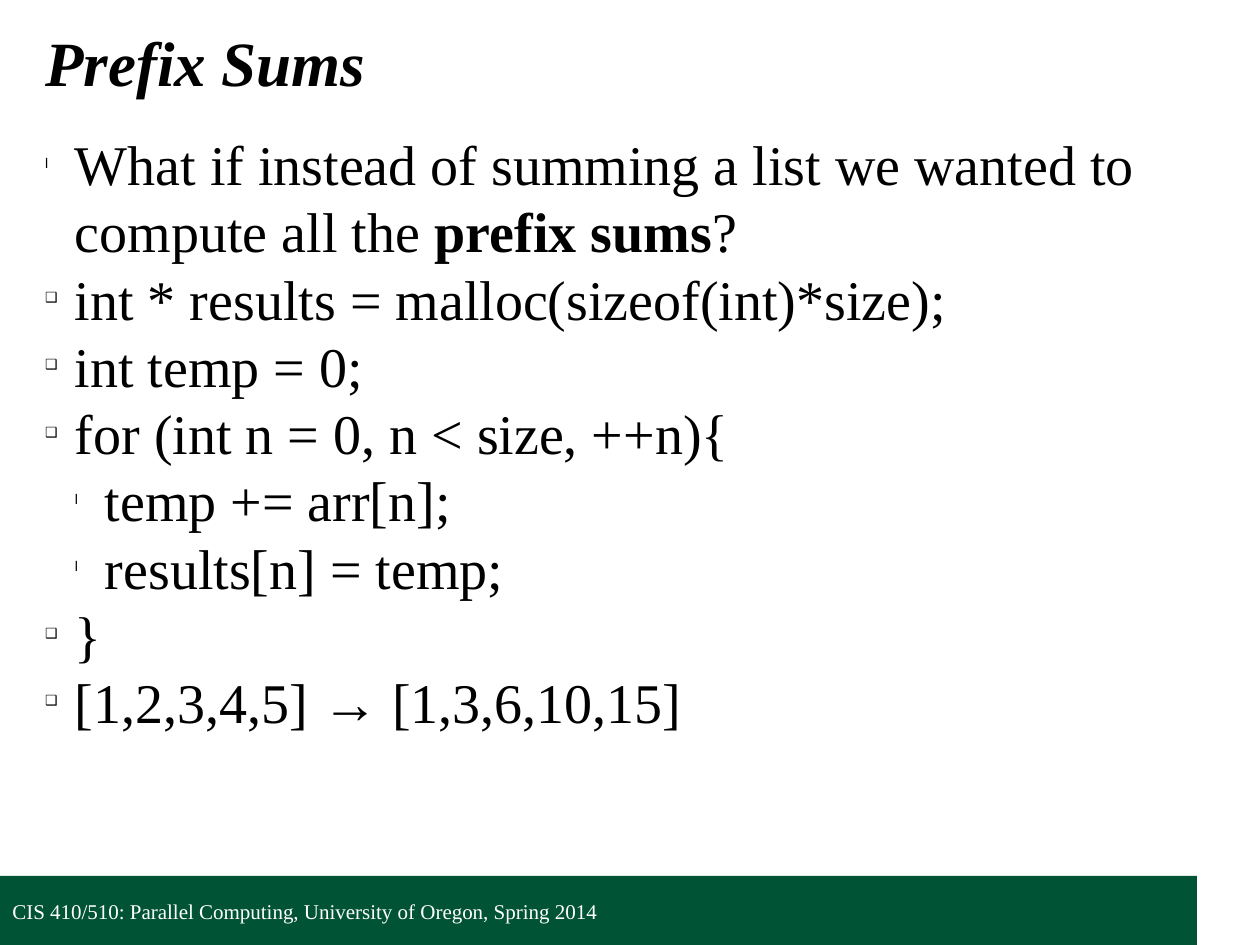
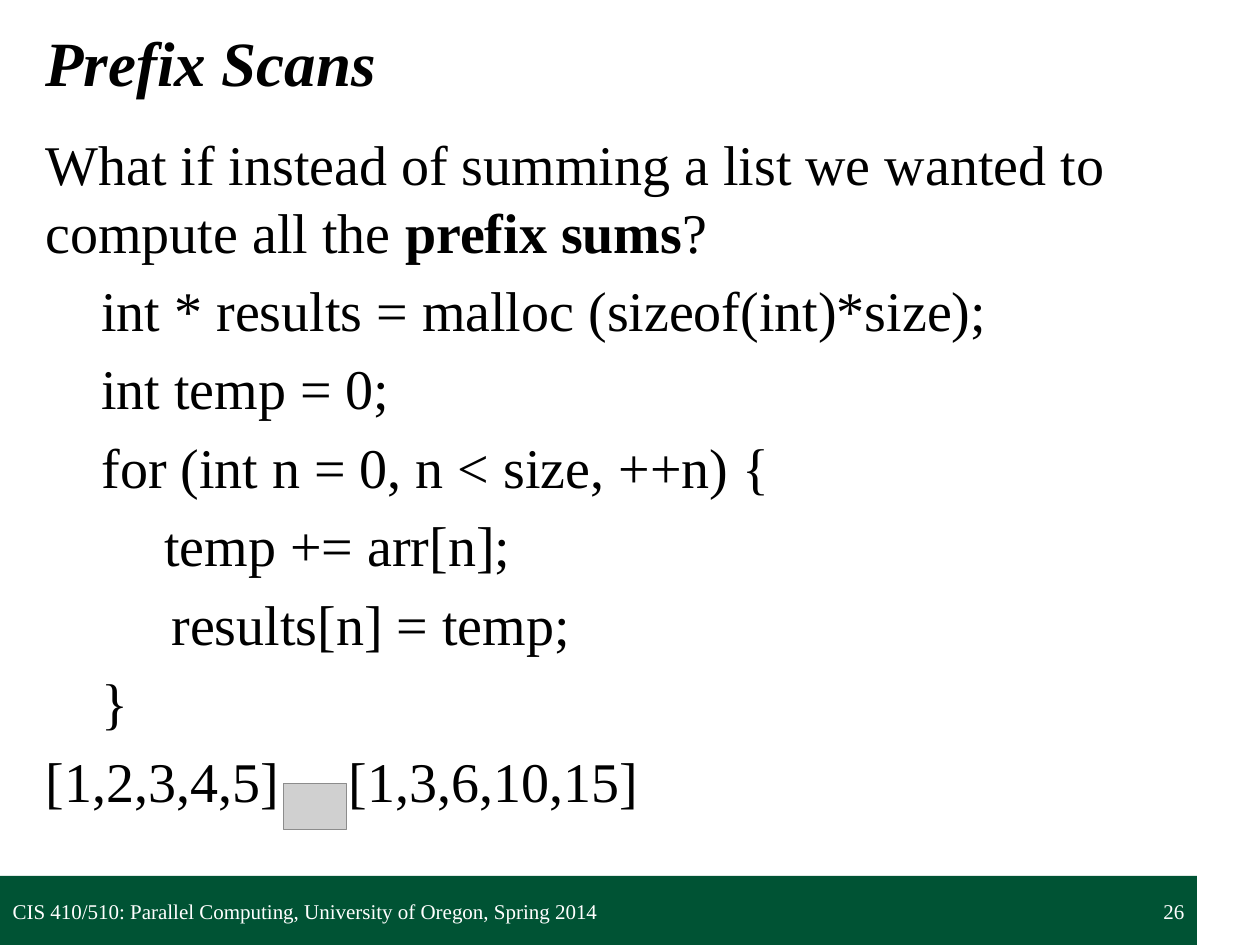
Before and after one commit to UOregonParallel/CourseMaterials, a slide deck: slide 26 of lecture_content/classSlides/2_collectivesPattern/collectivesPattern.pptx. Drawn at 1260x945 pixels with LibreOffice and Linux fonts; fonts in the diff are those of the drawing; grey boxes stand for pictures; background and template pictures are left out. Boxes give left, top, right and bottom in pixels: in the first picture for what was removed or moved away, otherwise in the second. Text is boxed around its words. In the diff, an @@ line names an element or a change of style, - is before the commit and + after.

Commit message:
Re-formatted collectives presentation, added PDF versions of all lectures for ease in review process.

```diff
--- a/lecture_content/classSlides/2_collectivesPattern/collectivesPattern.pptx
+++ b/lecture_content/classSlides/2_collectivesPattern/collectivesPattern.pptx
@@ title at <box>45,41,376,98</box>: text changed @@
-Prefix Sums
+Prefix Scans
@@ text at <box>45,145,1105,655</box>: bullet l to none; more space between paragraphs; bullet ❑ to none; list level 2 to 1 in "temp += arr[n];"; list level 2 to 1 in "results[n] = temp;" @@
@@ text at <box>101,291,986,342</box>: text changed @@
-❑ int * results = malloc(sizeof(int)*size);
+int * results = malloc (sizeof(int)*size);
@@ text at <box>101,448,729,498</box>: text changed @@
-❑ for (int n = 0, n < size, ++n){
+for (int n = 0, n < size, ++n) {
@@ text at <box>45,763,638,811</box>: text changed @@
-❑ [1,2,3,4,5] → [1,3,6,10,15]
+[1,2,3,4,5] [1,3,6,10,15]
@@ picture added at <box>284,784,346,830</box> @@
@@ page number added at <box>1163,905,1184,920</box>, 12 pt, text #FFFFFF @@
+26
```
Also in this commit, not shown: 37 other slides changed, 2 slides added, 2 slides removed, 3 other files.
